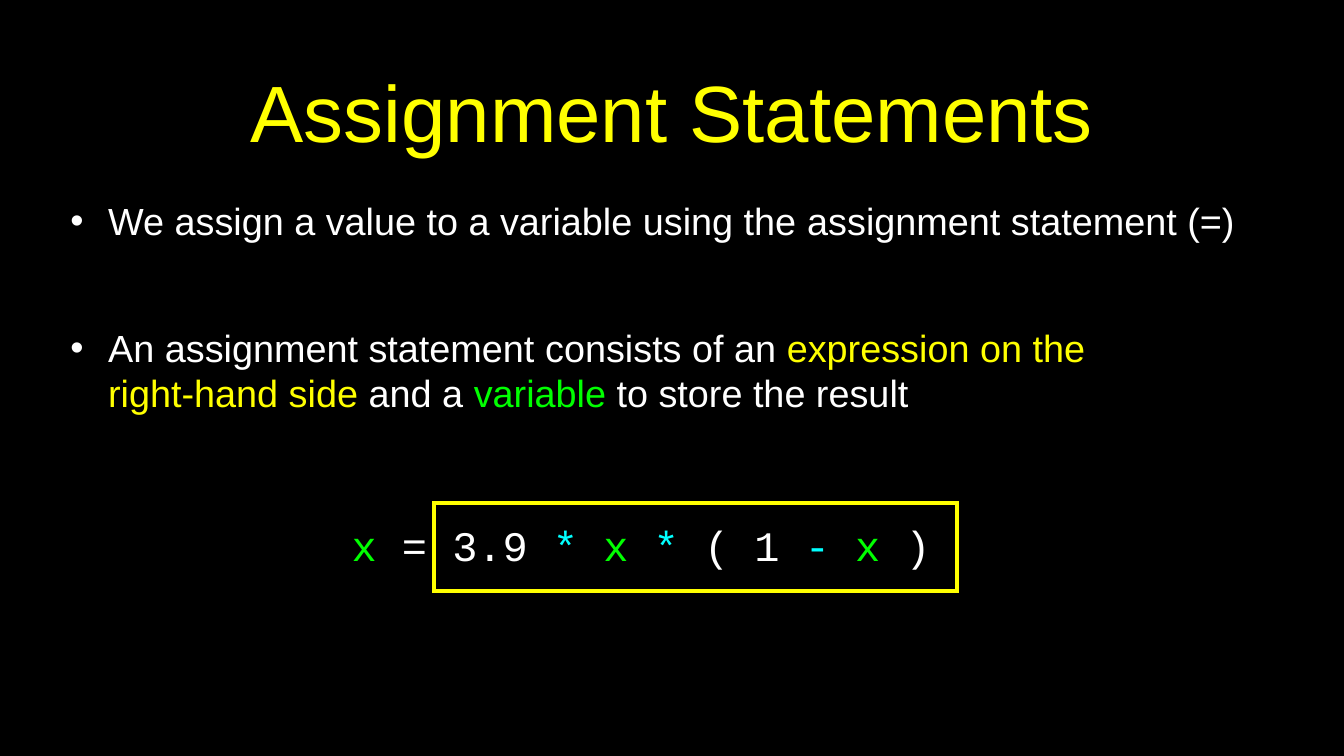
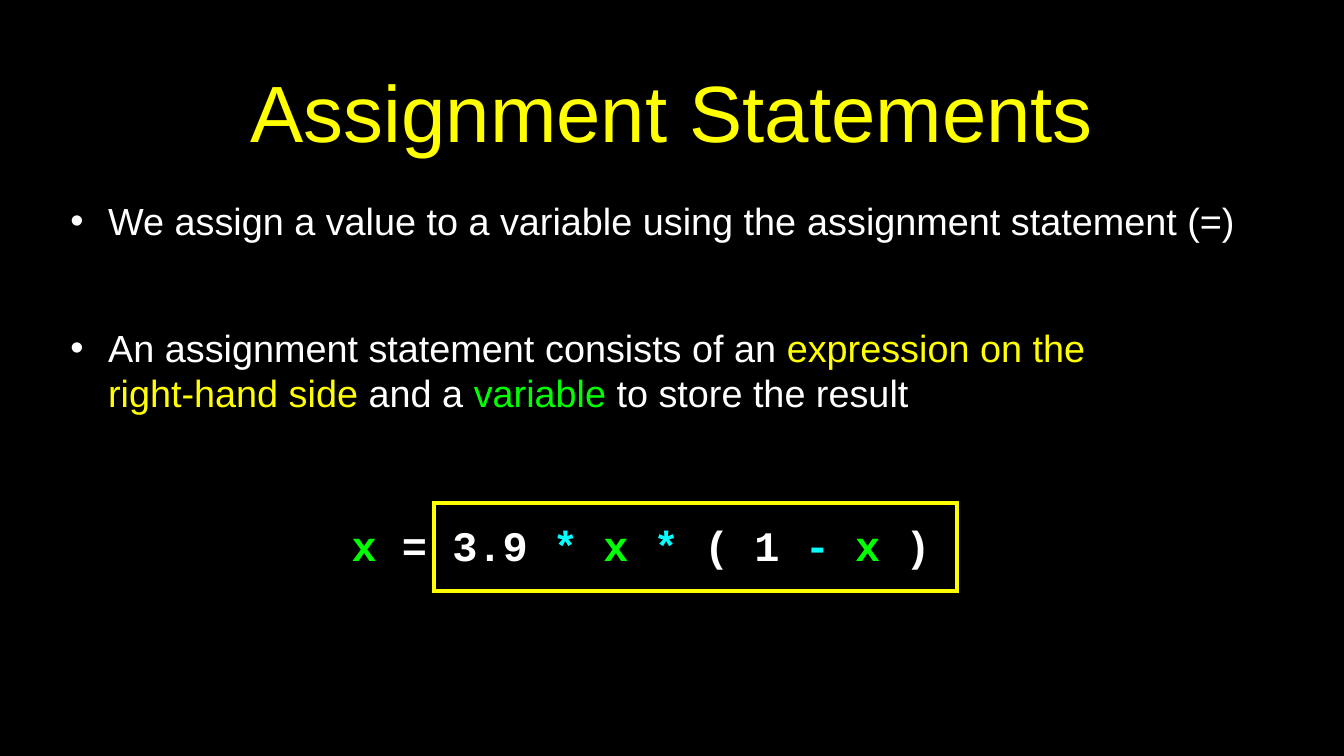
Before and after one commit to csev/py4e, a slide deck: slide 12 of lectures3/Pythonlearn-02-Expressions.pptx. Drawn at 1344x756 pixels with LibreOffice and Linux fonts; fonts in the diff are those of the drawing. Boxes give left, top, right and bottom in pixels: in the first picture for what was removed or moved away, otherwise in the second. Text is boxed around its words. In the diff, an @@ line names an element or a change of style, - is before the commit and + after.

```diff
--- a/lectures3/Pythonlearn-02-Expressions.pptx
+++ b/lectures3/Pythonlearn-02-Expressions.pptx
@@ text "x = 3.9 * x ..." at bbox=[352, 533, 880, 562]: bold on @@
```
Also in this commit, not shown: 6 other slides changed, 1 other file.
